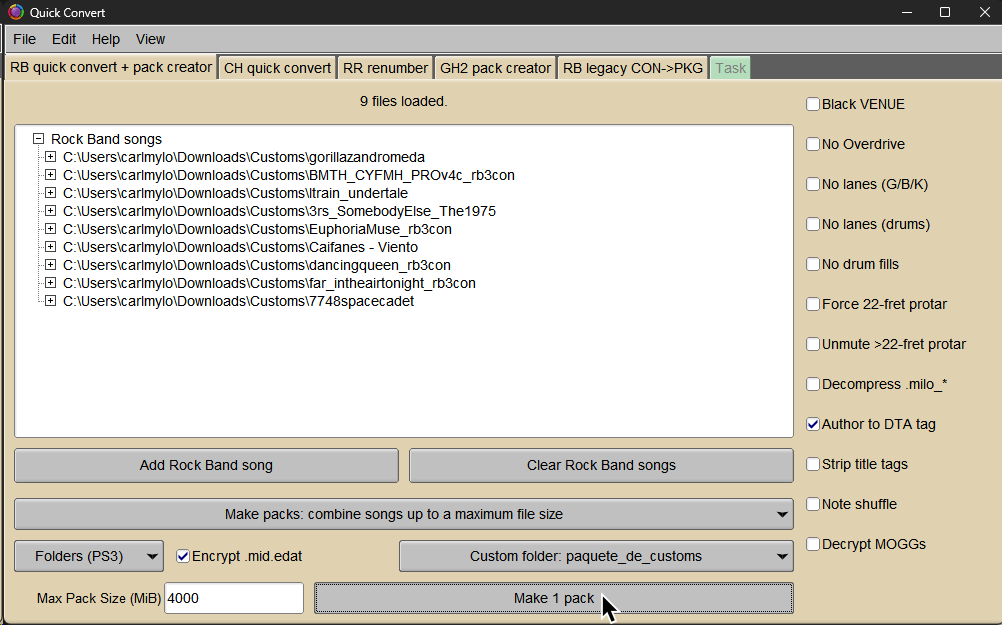
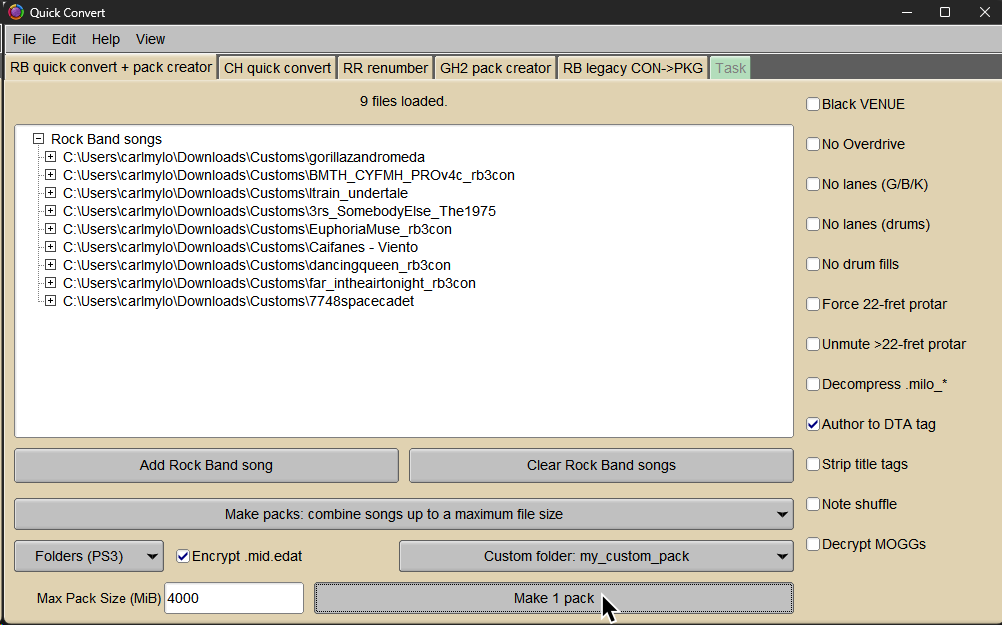
The second 1002x625 image is a revision of the first. Changes to its layers:
hid "Layer 4" over <box>0,0,1002,625</box>
hid "Layer 2" over <box>0,0,1002,625</box>
